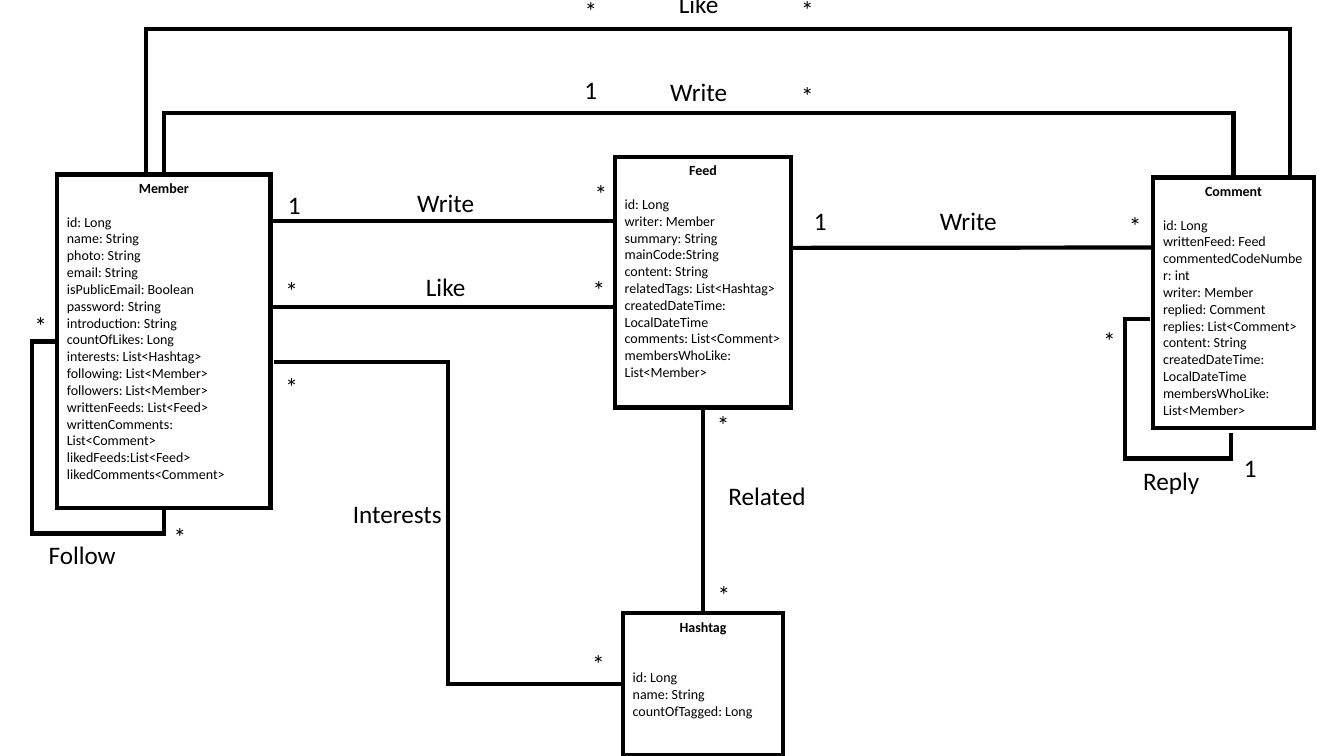
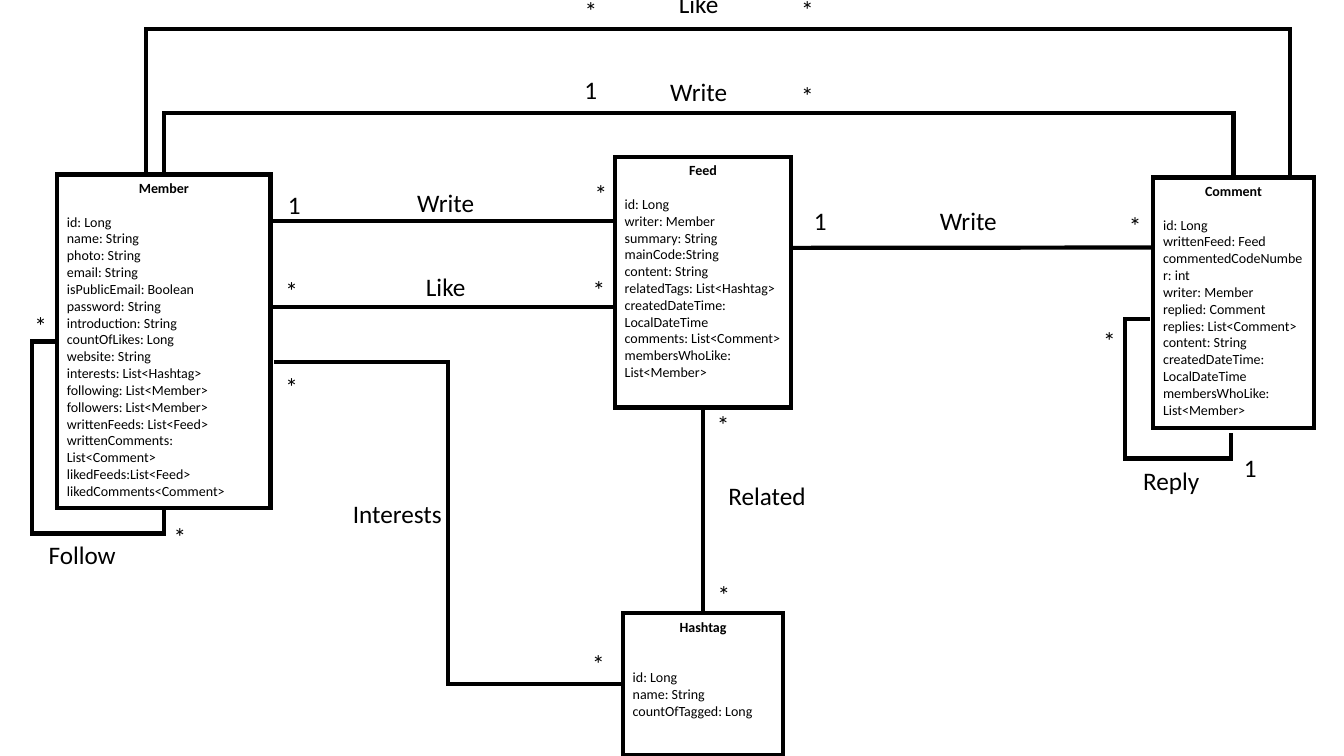
Before and after one commit to LeeSM0518/CoRe, a slide deck: slide 2 of document/design/domain.pptx. Drawn at 1344x756 pixels with LibreOffice and Linux fonts; fonts in the diff are those of the drawing. Boxes give left, top, right and bottom in pixels: in the first picture for what was removed or moved away, otherwise in the second. Text is boxed around its words. In the diff, an @@ line names an element or a change of style, - is before the commit and + after.

Commit message:
Domain & UI 업데이트

```diff
--- a/document/design/domain.pptx
+++ b/document/design/domain.pptx
@@ text in rectangle at (67, 351, 151, 364): paragraph added @@
+website: String
```
